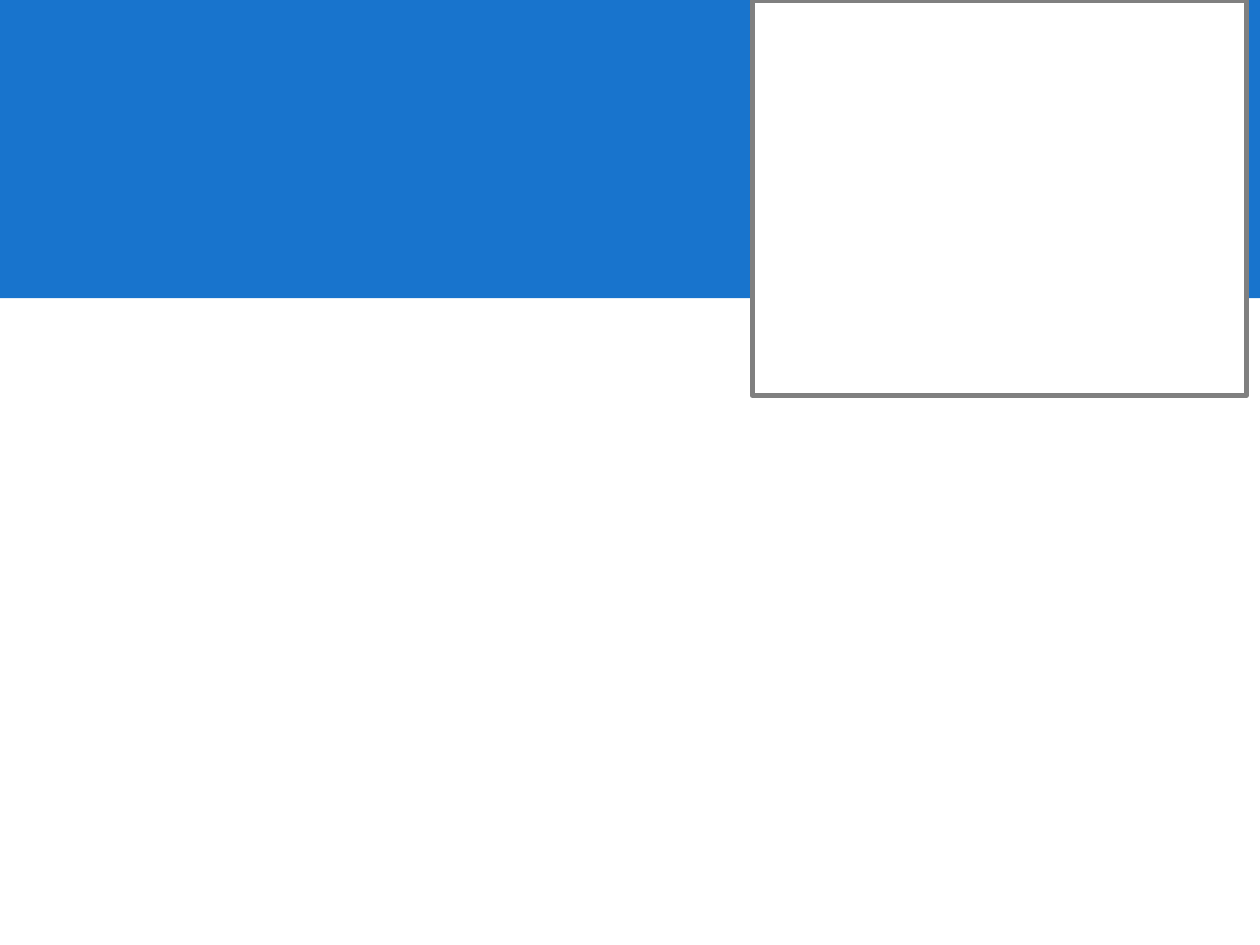
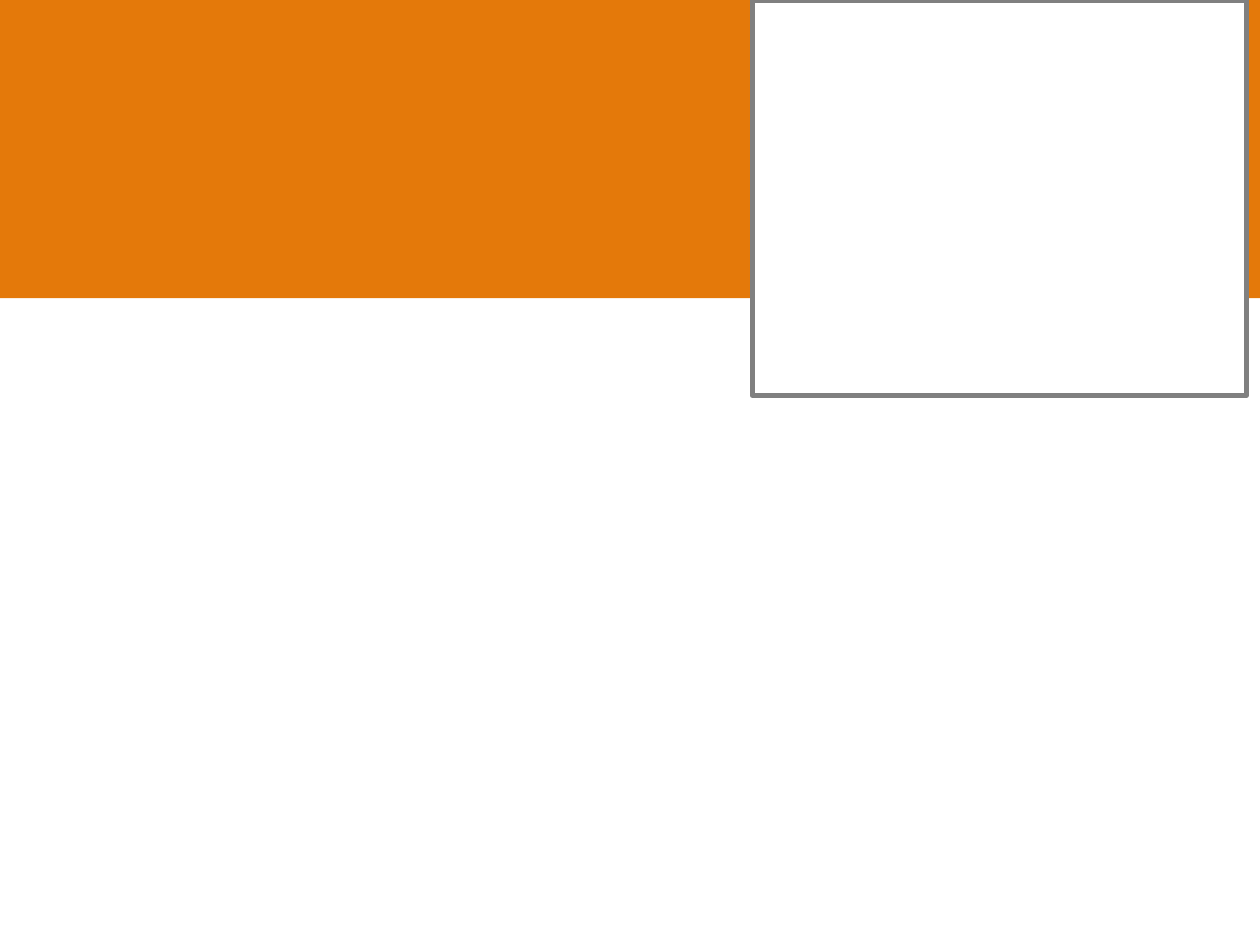
Before and after one commit to asRodelgo/reportGenerator360, a slide deck: slide 7 of templates/Powerpoint_styles.pptx. Drawn at 1260x945 pixels with LibreOffice and Linux fonts; fonts in the diff are those of the drawing. Boxes give left, top, right and bottom in pixels: in the first picture for what was removed or moved away, otherwise in the second. Text is boxed around its words. In the diff, an @@ line names an element or a change of style, - is before the commit and + after.

```diff
--- a/templates/Powerpoint_styles.pptx
+++ b/templates/Powerpoint_styles.pptx
@@ rectangle at bbox=[0, 0, 1260, 299]: fill #1874CD to #E4790A @@
```
Also in this commit, not shown: 1 other slide changed, 5 other files.
